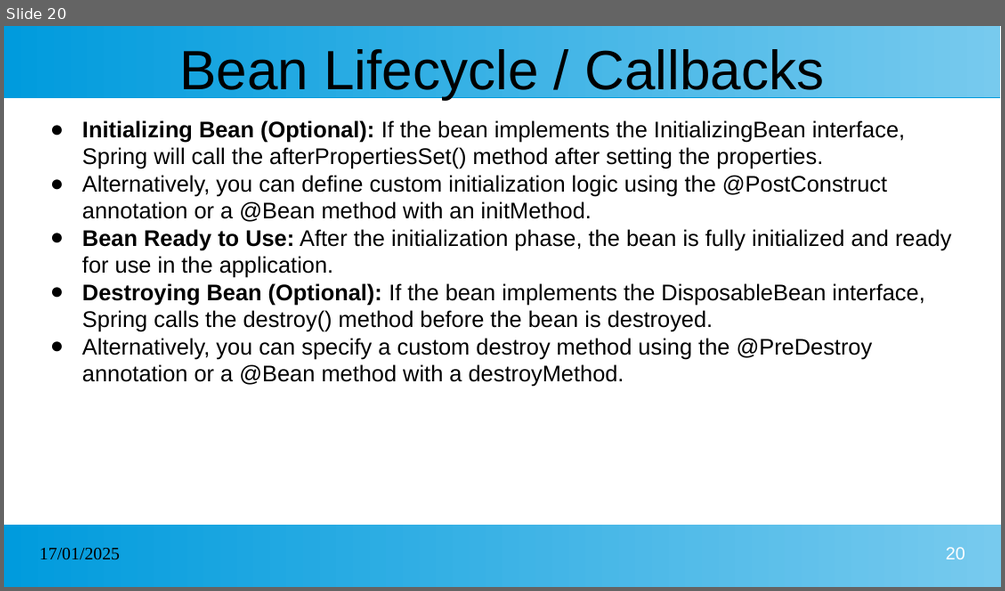
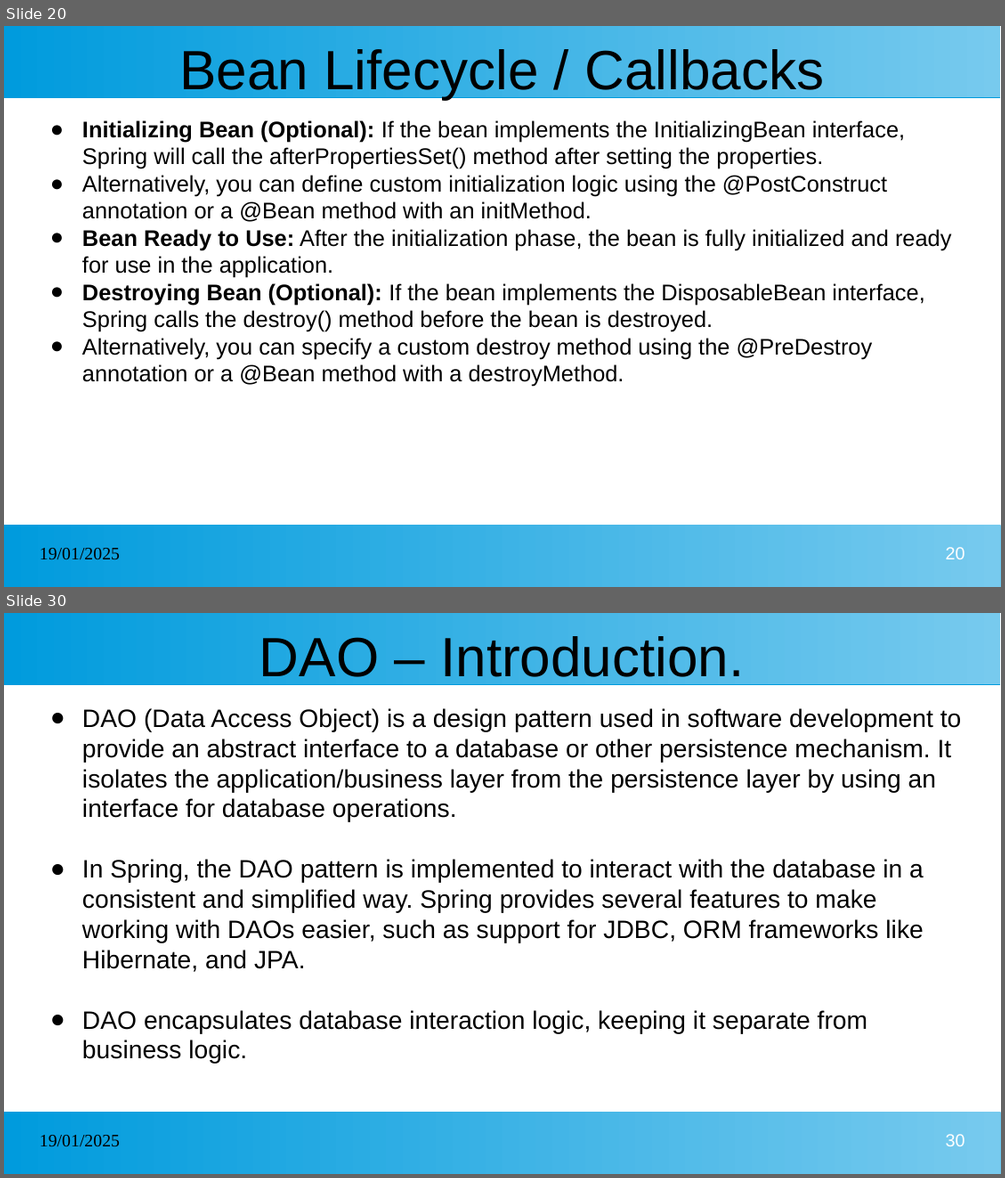
Before and after one commit to kcharankumar/MLA_Java_Arya, a slide deck: Spring.pptx. Shown one above the other, each under a label of ours: slide 20 before the commit, slides 20 and 30 after it; the slides between them are not shown. The pictures are 1005x591 and 1005x1178 pixels, drawn with LibreOffice and Linux fonts; fonts in the diff are those of the drawing. Boxes give left, top, right and bottom in pixels: in the first picture for what was removed or moved away, otherwise in the second. Text is boxed around its words. In the diff, an @@ line names an element or a change of style, - is before the commit and + after.

```diff
--- a/Spring.pptx
+++ b/Spring.pptx
@@ slide 30 added at bbox=[4, 613, 1001, 1174], background #FFFFFF; not listed: 2 template elements that a slide beside it also shows @@
@@ title added at bbox=[259, 636, 744, 686], 44 pt, text #000000 @@
+DAO – Introduction.
@@ text added at bbox=[82, 708, 962, 1063], 20 pt, text #000000 @@
+● DAO (Data Access Object) is a design pattern used in software development to provide an abstract interface to a database or other persistence mechanism. It isolates the application/business layer from the persistence layer by using an interface for database operations.
+● In Spring, the DAO pattern is implemented to interact with the database in a consistent and simplified way. Spring provides several features to make working with DAOs easier, such as support for JDBC, ORM frameworks like Hibernate, and JPA.
+● DAO encapsulates database interaction logic, keeping it separate from business logic.
@@ text added at bbox=[40, 1135, 120, 1147], 14 pt, text #000000 @@
+19/01/2025
@@ page number added at bbox=[946, 1134, 965, 1146], 14 pt, text #FFFFFF @@
+30
@@ slide 20 changed as well @@
@@ text at bbox=[40, 548, 120, 560]: text changed @@
-17/01/2025
+19/01/2025
```
Also in this commit, not shown: 19 other slides changed, 44 other slides added.
